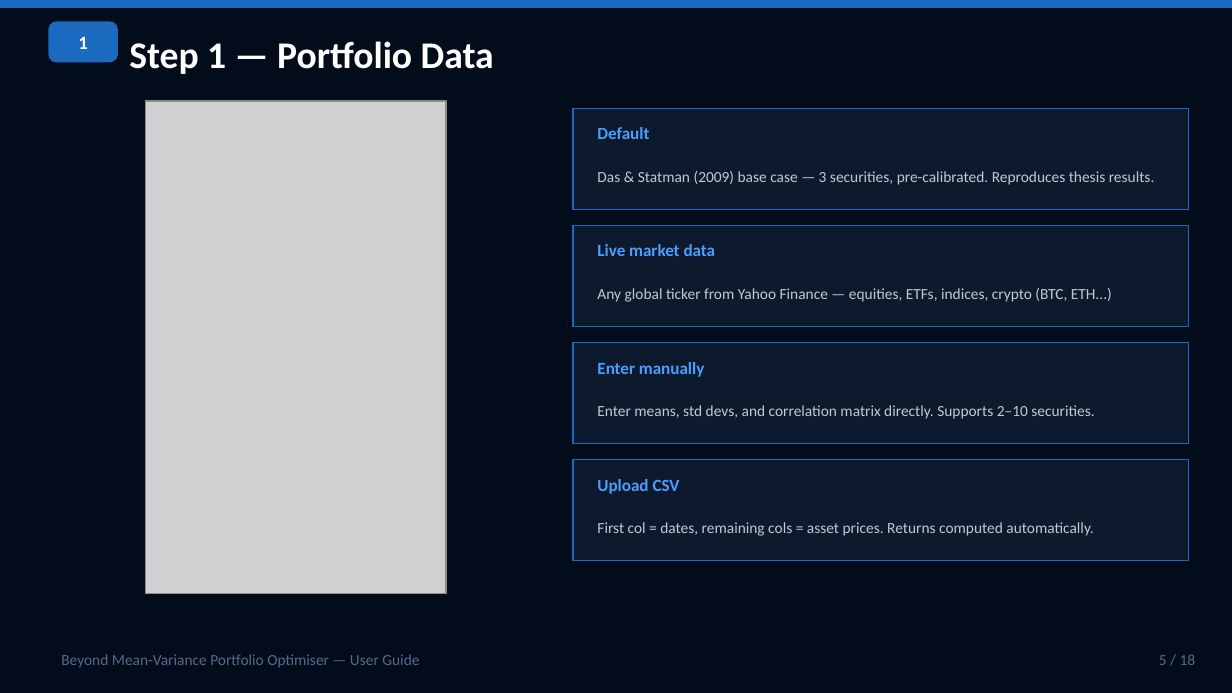
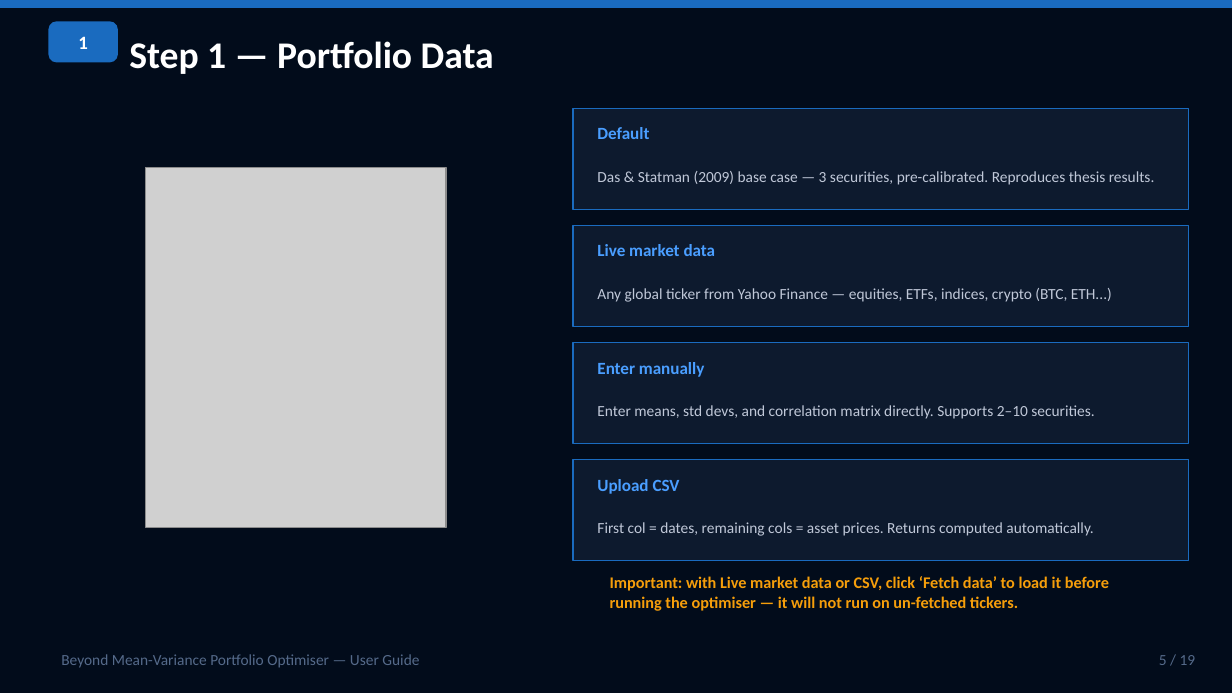
Before and after one commit to SamiJeddou/behavioral-portfolio-optimizer, a slide deck: slide 5 of userguide.pptx. Drawn at 1232x693 pixels with LibreOffice and Linux fonts; fonts in the diff are those of the drawing; grey boxes stand for pictures. Boxes give left, top, right and bottom in pixels: in the first picture for what was removed or moved away, otherwise in the second. Text is boxed around its words. In the diff, an @@ line names an element or a change of style, - is before the commit and + after.

```diff
--- a/userguide.pptx
+++ b/userguide.pptx
@@ picture: place and size @@
-picture at <box>145,101,446,594</box>
+picture at <box>145,168,446,527</box>
@@ text added at <box>610,576,1109,611</box>, 9.5 pt, text #F59E0B, bold @@
+Important: with Live market data or CSV, click ‘Fetch data’ to load it before running the optimiser — it will not run on un-fetched tickers.
@@ text at <box>1159,655,1196,665</box>: text changed @@
-5 / 18
+5 / 19
```
Also in this commit, not shown: 17 other slides changed, 1 slide added, 7 other files.
